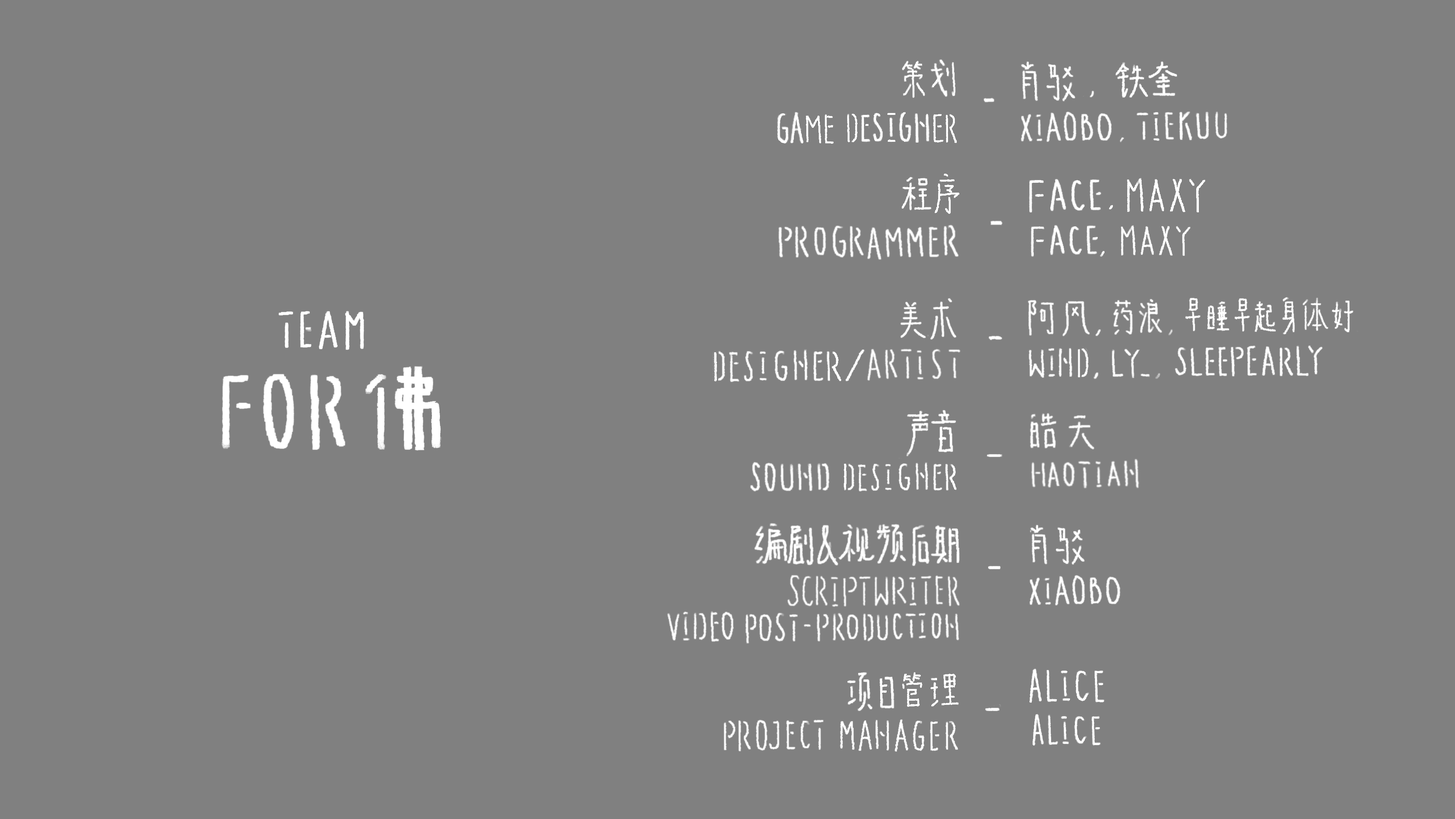
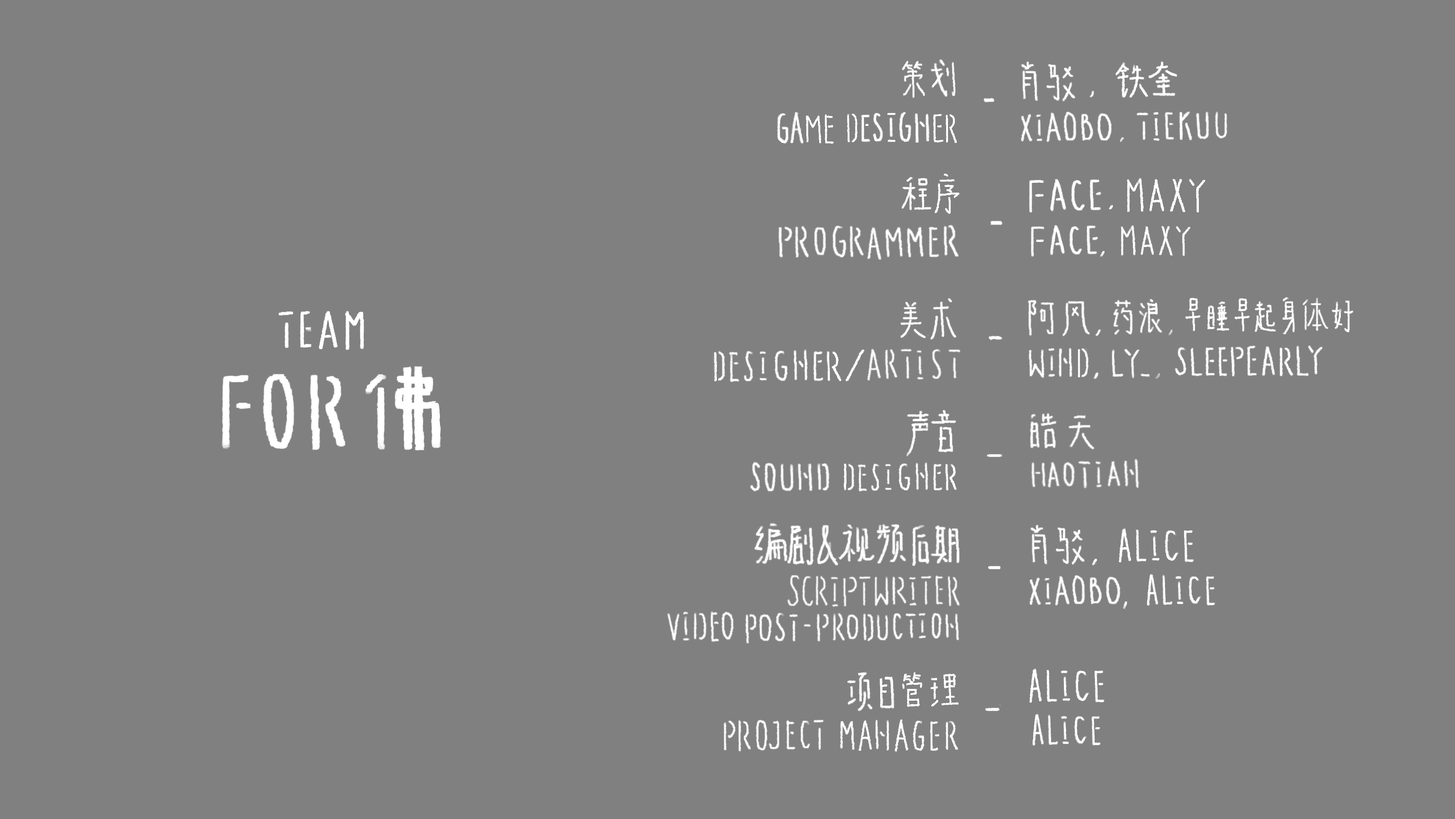
Layer changes from the first 1455×819 image to the second:
painted on "StaffWriterVideo" over [1029, 527, 1216, 609]
